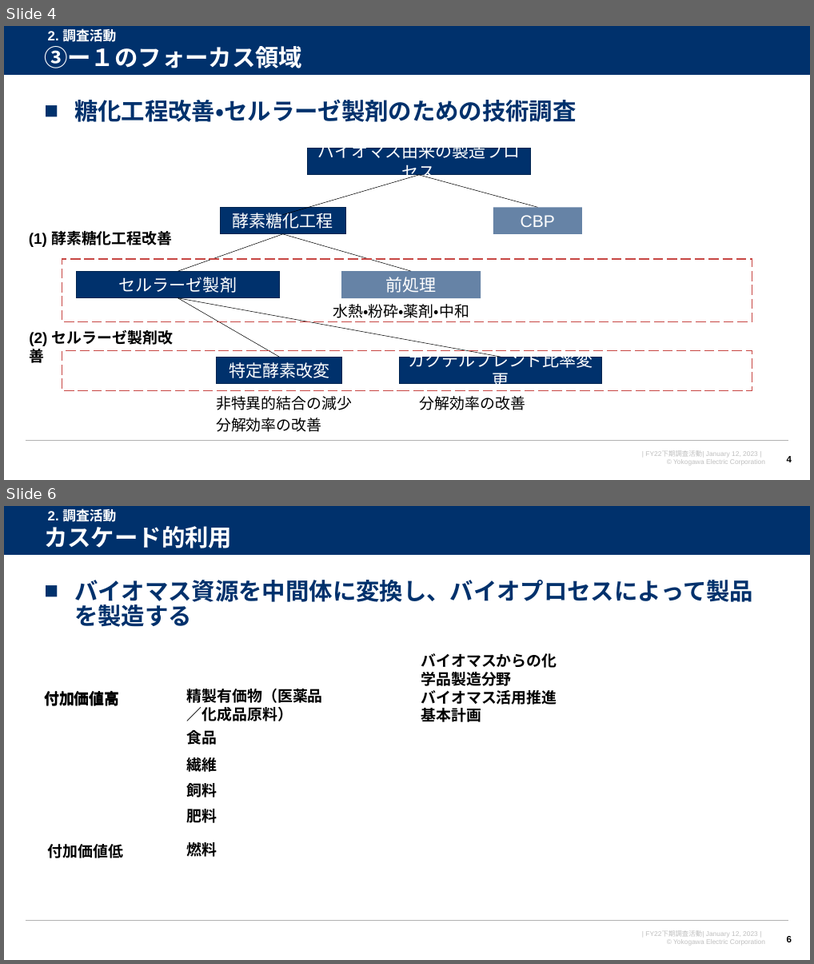
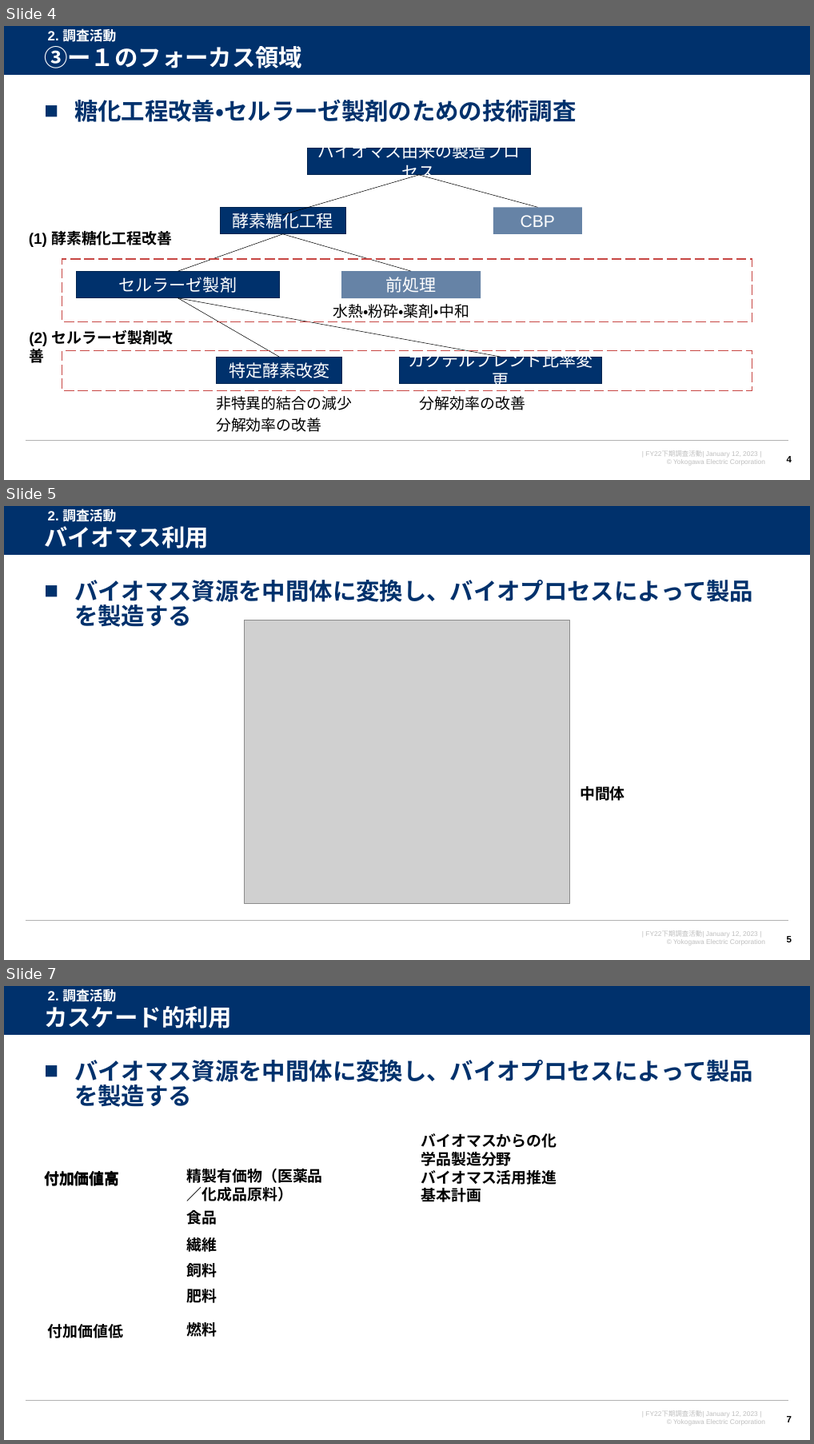
Before and after one commit to watarukumagai-git/denovo, a slide deck: survey_doc/230119_人工酵素設計_進捗報告_rev.0.pptx. Shown one above the other, each under a label of ours: slides 4 and 6 before the commit, slides 4, 5 and 7 after it; the slides between them are not shown. The pictures are 814x964 and 814x1444 pixels, drawn with LibreOffice and Linux fonts; fonts in the diff are those of the drawing; grey boxes stand for pictures; background and template pictures are left out. Boxes give left, top, right and bottom in pixels: in the first picture for what was removed or moved away, otherwise in the second. Text is boxed around its words. In the diff, an @@ line names an element or a change of style, - is before the commit and + after.

```diff
--- a/survey_doc/230119_人工酵素設計_進捗報告_rev.0.pptx
+++ b/survey_doc/230119_人工酵素設計_進捗報告_rev.0.pptx
@@ slide 5 added at <box>4,506,810,960</box>, background #FFFFFF; not listed: 4 template elements that a slide beside it also shows @@
@@ text added at <box>44,526,209,548</box>, 28 pt, text #FFFFFF, bold @@
+バイオマス利用
@@ text added at <box>48,507,116,524</box>, 16 pt, text #FFFFFF, bold @@
+2. 調査活動
@@ text added at <box>74,580,754,627</box>, 28 pt, text #00316C, bold @@
+■ バイオマス資源を中間体に変換し、バイオプロセスによって製品を製造する
@@ picture added at <box>244,620,570,904</box> @@
@@ text added at <box>580,786,626,800</box>, 18 pt, text #000000, bold @@
+中間体
@@ page number added at <box>787,935,792,944</box>, 11 pt, text #000000, bold @@
+5
@@ what was slide 6 is now slide 7 @@
@@ page number at <box>787,1416,792,1422</box>: text changed @@
-6
+7
```
Also in this commit, not shown: 2 slides changed, 6 other slides added.
